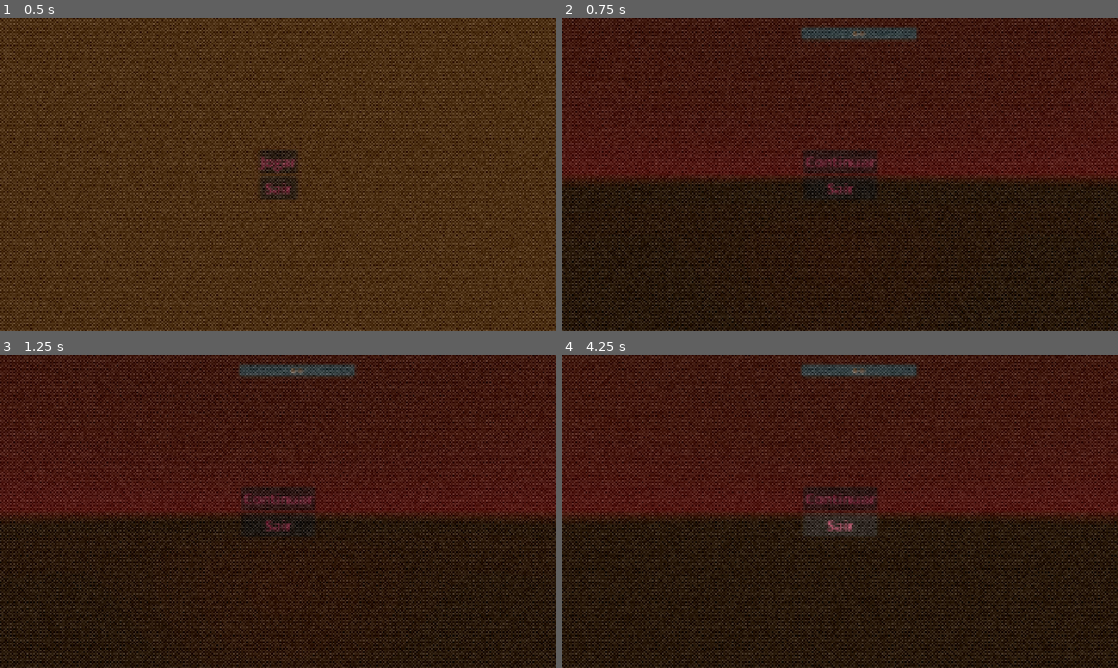
Above: before the commit, frames 1-4 (two rows, left to right).
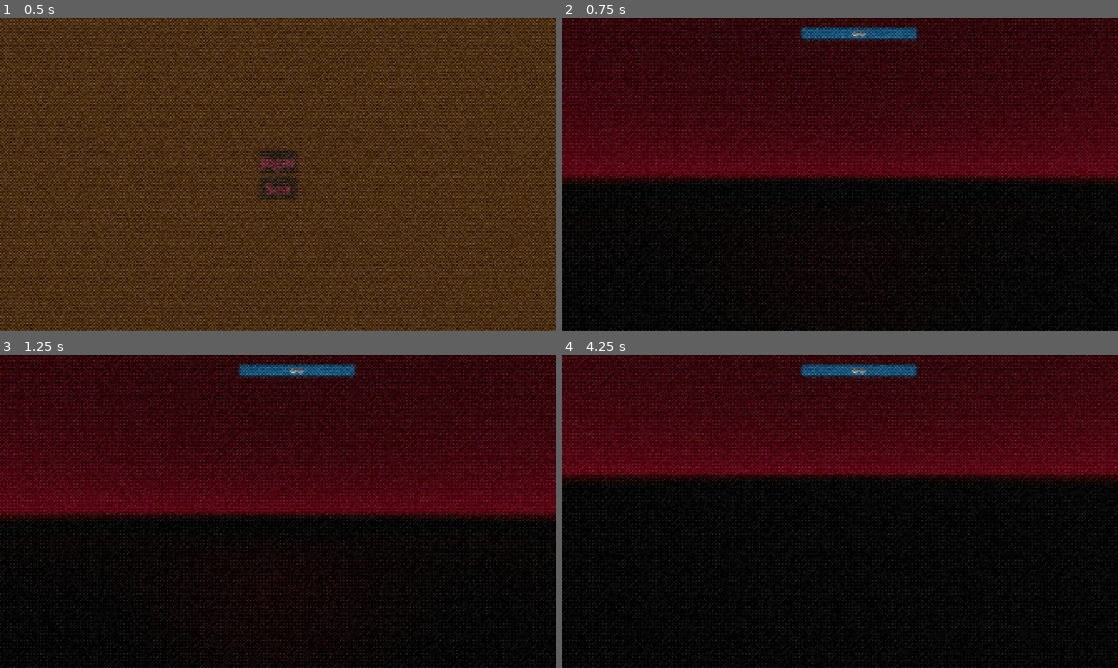
Above: after the commit, the same moments.

Repository: RafaCappetta/JOGO_GAMEJAM_LITERARIA
Game: Godot game, scene res://cenas/menu.tscn
The game is run twice, just before and just after one commit, with the same random seed, the same clock (stepped at 60 frames per second) and the same inputs.
Inputs (mouse positions are in pixels of both pictures, inside the frame that each line leads up to):
- Up to frame 1 (0.5 s): no input
- Up to frame 2 (0.75 s): click "Jogar" at 0.5 s
- Up to frame 3 (1.25 s): no input
- Up to frame 4 (4.25 s): tap Enter (ui_accept) at 1.25 s; move the mouse to (867, 511) at 1.27 s; hold W (andar_frente) from 1.28 s (still down); tap E (pegar) every 0.75 s from 1.35 to 3.6 s; tap Space (pular) at 1.52, 2.27, 3.77 s; move the mouse to (812, 511) at 2.02 s; move the mouse to (851, 505) at 2.77 s; move the mouse to (834, 517) at 3.52 s

Frame 1 is identical in both runs. In frame 2, 65% of the frame differs, in the area x 0-100%, y 0-100%; in frame 3, 65%; in frame 4, 69%.

Commit message:
Ajeitando carta no teste

Diff:
--- a/cenas/carta.tscn
+++ b/cenas/carta.tscn
@@ -24,4 +24,5 @@
 [node name="Instrução" type="Label3D" parent="." unique_id=359428244]
 unique_name_in_owner = true
 transform = Transform3D(1, 0, 0, 0, 1, 0, 0, 0, 1, 0, 0.4042179, 0)
+billboard = 1
 text = "Aperte E para ler"
--- a/cenas/teste.tscn
+++ b/cenas/teste.tscn
@@ -4,9 +4,9 @@
 [ext_resource type="PackedScene" uid="uid://cqg3dhi80tati" path="res://cenas/item.tscn" id="1_lbg61"]
 [ext_resource type="PackedScene" uid="uid://01qumsfut4v6" path="res://cenas/player.tscn" id="1_t87xa"]
 [ext_resource type="PackedScene" uid="uid://bs7gnxq8d3ng7" path="res://cenas/tela.tscn" id="1_un3lp"]
-[ext_resource type="PackedScene" uid="uid://bsgvx52fcodut" path="res://cenas/carta.tscn" id="3_k1tiw"]
+[ext_resource type="PackedScene" uid="uid://b7attur46byht" path="res://cenas/pause.tscn" id="3_k1tiw"]
+[ext_resource type="PackedScene" uid="uid://bsgvx52fcodut" path="res://cenas/carta.tscn" id="3_ve4po"]
 [ext_resource type="PackedScene" uid="uid://c0u8jgaku6u0v" path="res://cenas/gerenciador_dialogo.tscn" id="5_627p2"]
-[ext_resource type="PackedScene" uid="uid://b7attur46byht" path="res://cenas/pause.tscn" id="3_k1tiw"]
 
 [sub_resource type="StandardMaterial3D" id="StandardMaterial3D_8or6t"]
 albedo_color = Color(0.36495528, 0, 0.010915428, 1)
@@ -54,8 +54,8 @@
 [node name="Item" parent="." unique_id=1453302663 instance=ExtResource("1_lbg61")]
 transform = Transform3D(1, 0, 0, 0, 1, 0, 0, 0, 1, 3.5796938, 0.74752283, 0)
 
-[node name="Carta" parent="." unique_id=395946179 instance=ExtResource("3_k1tiw")]
-transform = Transform3D(1, 0, 0, 0, 1, 0, 0, 0, 1, 3.598144, 0.71244186, 2.850192)
+[node name="Carta" parent="." unique_id=395946179 instance=ExtResource("3_ve4po")]
+transform = Transform3D(1, 0, 0, 0, 1, 0, 0, 0, 1, 6.5041966, 0.7679949, 0)
 
 [node name="Player" parent="." unique_id=900816045 instance=ExtResource("1_t87xa")]
 transform = Transform3D(1, 0, 0, 0, 1, 0, 0, 0, 1, 0, 2, 0)
@@ -67,9 +67,10 @@
 [node name="WorldEnvironment" type="WorldEnvironment" parent="." unique_id=1684721136]
 environment = SubResource("Environment_t87xa")
 
-[node name="Gerenciador_dialogo" parent="." unique_id=218007053 instance=ExtResource("5_627p2")]
 [node name="Pause" parent="." unique_id=2017682240 instance=ExtResource("3_k1tiw")]
 unique_name_in_owner = true
 visible = false
 
+[node name="Gerenciador_dialogo" parent="." unique_id=218007053 instance=ExtResource("5_627p2")]
+
 [node name="Tela" parent="." unique_id=296651799 instance=ExtResource("1_un3lp")]
